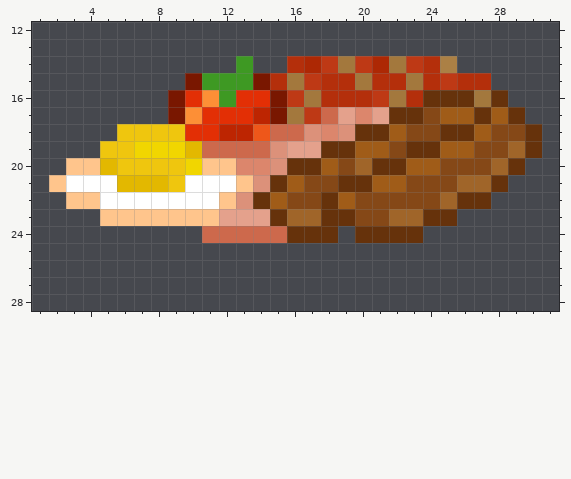
One commit to this pixel-art sprite: Resources/Textures/Objects/Consumable/Food/breakfast.rsi/fullenglish.png. Above is the file before it was changed.
The file is 32x32 pixels. Colours within 5 levels of each other are drawn and written as one. Shown: x 1..31, y 12..28.
New version:
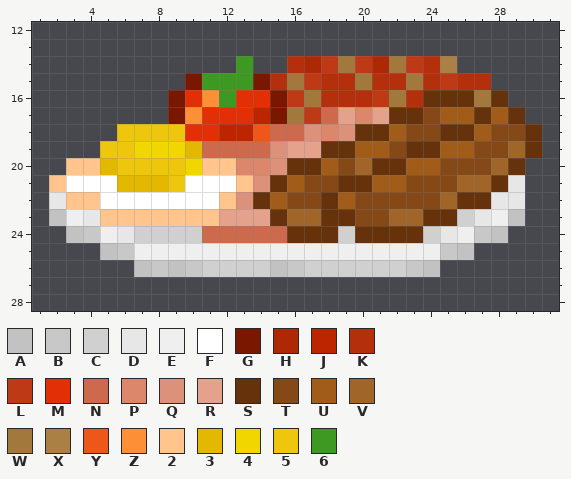
Palette (. is transparent): A #c2c2c2  B #c8c8c8  C #d0d0d0  D #e7e7e7  E #efefef  F #ffffff  G #791700  H #ad2804  J #bd2501  K #b42f0b  L #be3915  M #e32f05  N #cd694c  P #dc866c  Q #dc917a  R #e4a18c  S #66320b  T #854817  U #a05c18  V #a06529  W #a3783d  X #ab8045  Y #ee571a  Z #fd8f36  2 #ffc58c  3 #e3b800  4 #f1d600  5 #efc60e  6 #3e9923
The exact change:
y 21: x 29 . -> D
y 22: x 2 . -> D; x 28..29 .. -> DD
y 23: x 2..4 ... -> AED; x 26..29 .... -> CDEA
y 24: x 3..10 ........ -> ABEDCCCC; x 19 . -> C; x 24..28 ..... -> CDEBA
y 25: x 5..26 ...................... -> ABEEEEEEEEEEEEEEEEEEBA
y 26: x 7..24 .................. -> ABABCCCCABCCCCCCBA
Pixel boxes of the changes (left, top, right, bottom) in both pictures:
added: (49, 175, 525, 277)
